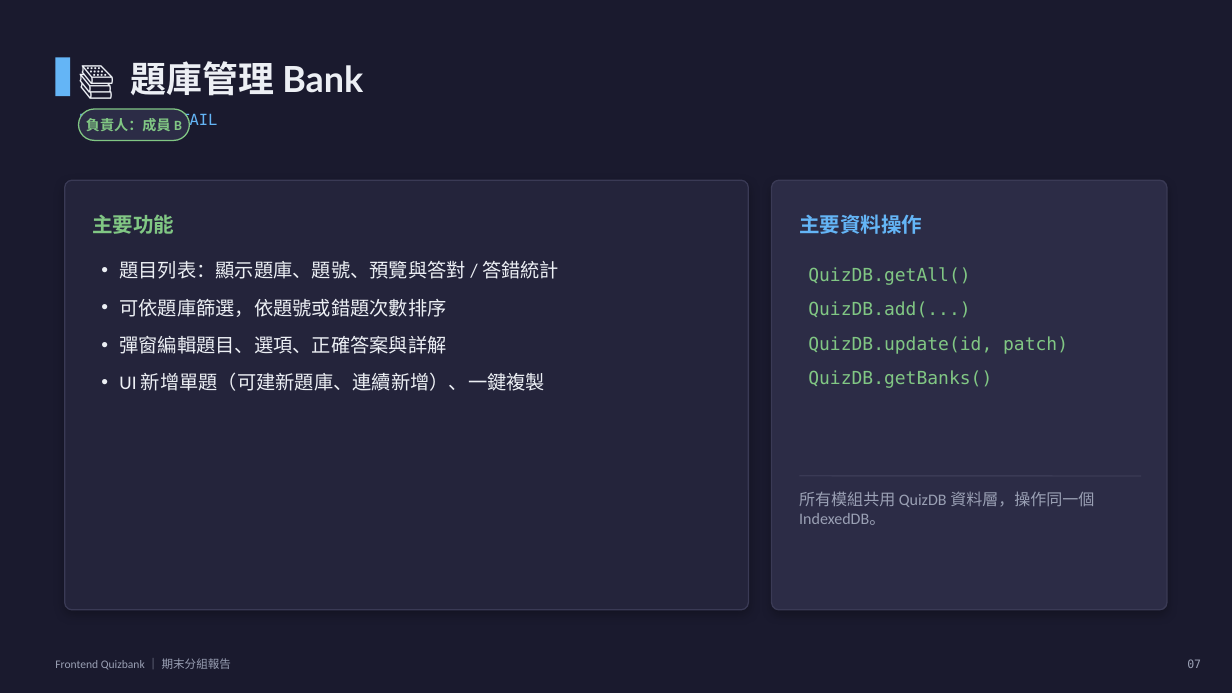
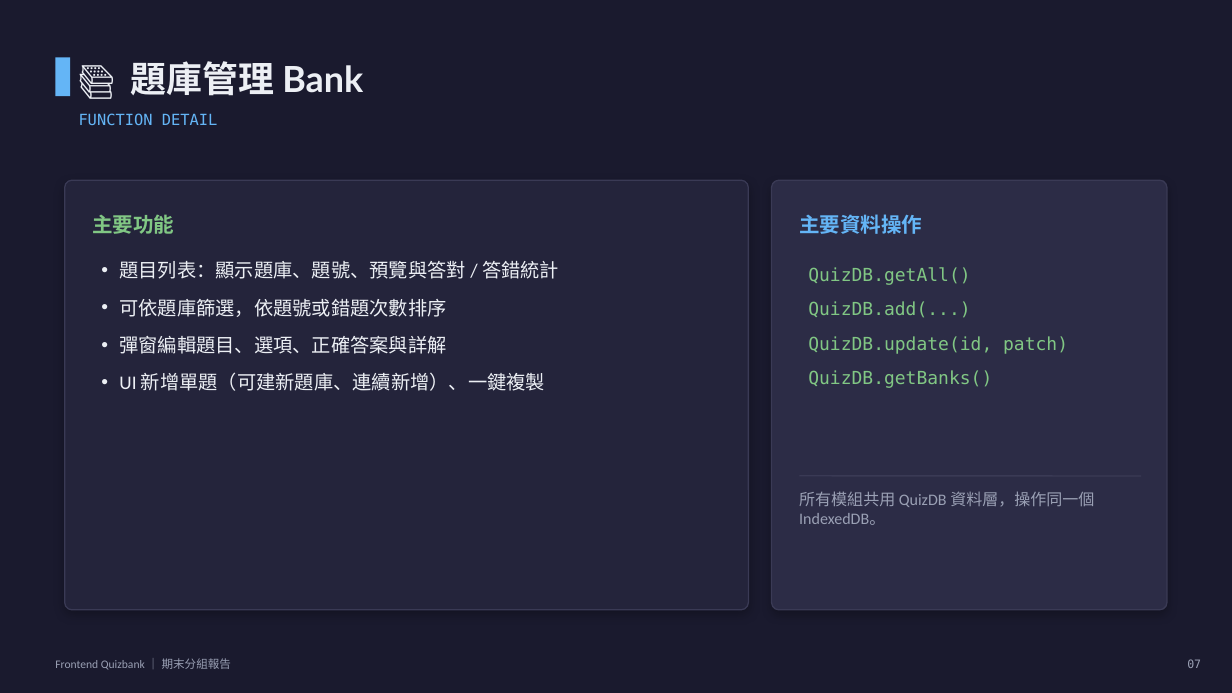
Before and after one commit to chuan13/frontend-quizbank, a slide deck: slide 7 of docs/期末報告_FrontendQuizbank.pptx. Drawn at 1232x693 pixels with LibreOffice and Linux fonts; fonts in the diff are those of the drawing. Boxes give left, top, right and bottom in pixels: in the first picture for what was removed or moved away, otherwise in the second. Text is boxed around its words. In the diff, an @@ line names an element or a change of style, - is before the commit and + after.

```diff
--- a/docs/期末報告_FrontendQuizbank.pptx
+++ b/docs/期末報告_FrontendQuizbank.pptx
@@ rounded rectangle removed at box(79, 109, 189, 140) @@
@@ text removed at box(86, 118, 182, 131) @@
-負責人：成員 B
```
Also in this commit, not shown: 7 other slides changed, 1 slide removed, 5 other files.
